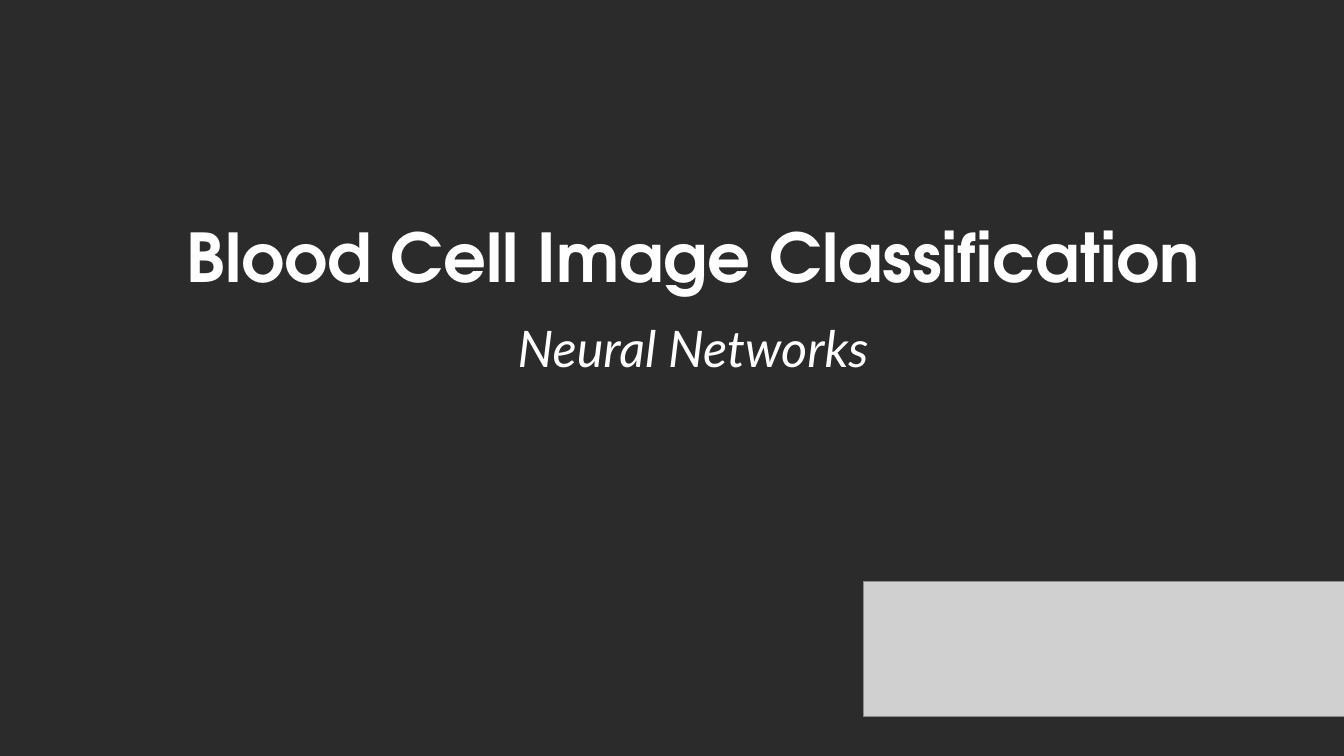
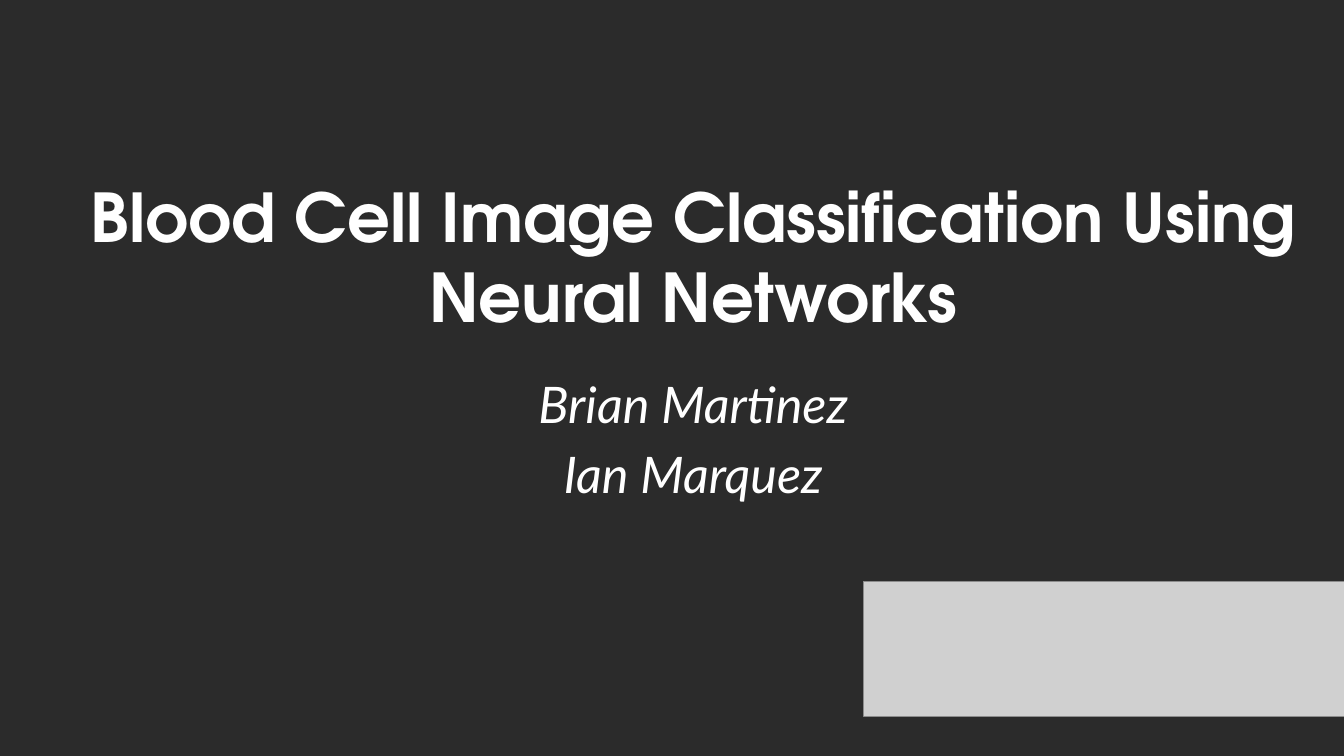
Before and after one commit to imarquez7891/MLSpring2018, a slide deck: slide 1 of MLPresentaion.pptx. Drawn at 1344x756 pixels with LibreOffice and Linux fonts; fonts in the diff are those of the drawing; grey boxes stand for pictures; background and template pictures are left out; a plain dark background stands for a picture behind light text. Boxes give left, top, right and bottom in pixels: in the first picture for what was removed or moved away, otherwise in the second. Text is boxed around its words. In the diff, an @@ line names an element or a change of style, - is before the commit and + after.

```diff
--- a/MLPresentaion.pptx
+++ b/MLPresentaion.pptx
@@ text at (90,190,1296,323): text changed @@
-Blood Cell Image Classification
+Blood Cell Image Classification Using Neural Networks
@@ text at (538,386,848,502): text changed @@
-Neural Networks
+Brian Martinez
+Ian Marquez
```
Also in this commit, not shown: 10 other slides changed.
